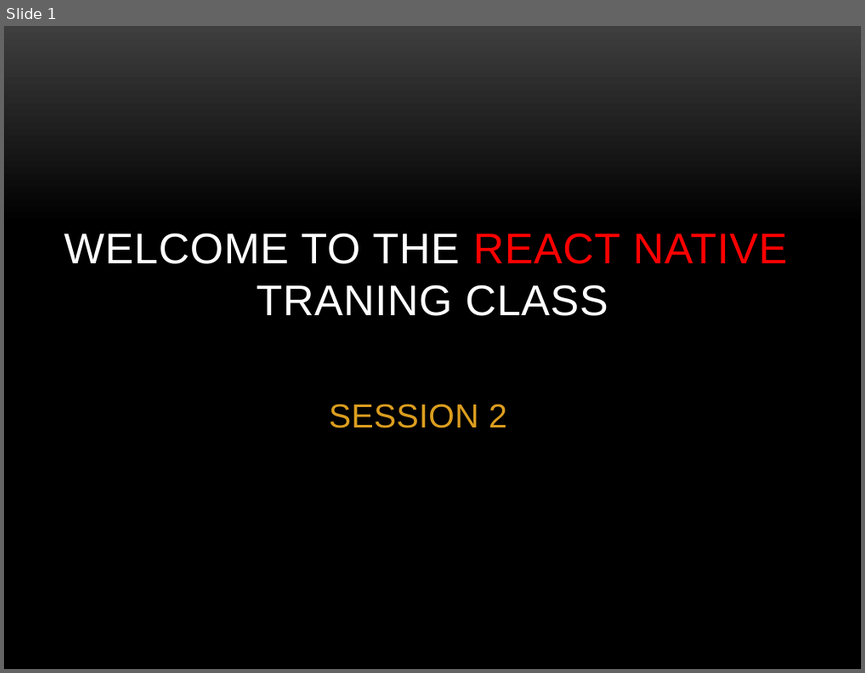
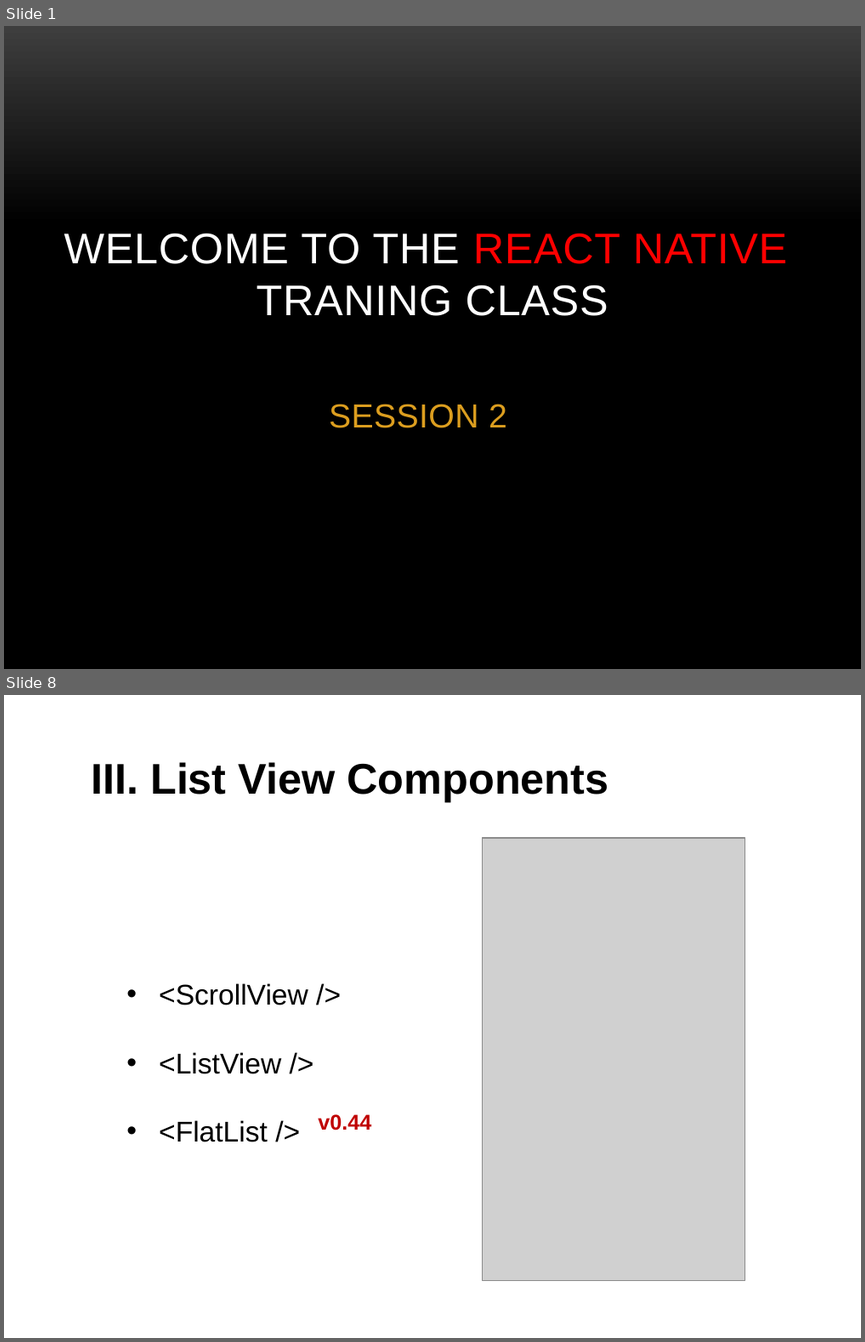
Before and after one commit to quydongnasts/Documents, a slide deck: PowerPoint/REACT-NATIVE.pptx. Shown one above the other, each under a label of ours: slide 1 before the commit, slides 1 and 8 after it; the slides between them are not shown. The pictures are 865x673 and 865x1342 pixels, drawn with LibreOffice and Linux fonts; fonts in the diff are those of the drawing; grey boxes stand for pictures; background and template pictures are left out. Boxes give left, top, right and bottom in pixels: in the first picture for what was removed or moved away, otherwise in the second. Text is boxed around its words. In the diff, an @@ line names an element or a change of style, - is before the commit and + after.

```diff
--- a/PowerPoint/REACT-NATIVE.pptx
+++ b/PowerPoint/REACT-NATIVE.pptx
@@ slide 8 added at <box>4,695,861,1338</box>, background #FFFFFF @@
@@ title added at <box>91,762,609,802</box>, 36 pt, text #000000, bold @@
+III. List View Components
@@ picture added at <box>482,838,744,1281</box> @@
@@ text added at <box>159,983,308,1142</box>, 24 pt, text #000000 @@
+• <ScrollView />
+• <ListView />
+• <FlatList />
@@ text added at <box>318,1114,371,1130</box>, 18 pt, text #C00000, bold @@
+v0.44
```
Also in this commit, not shown: 2 slides changed, 5 other slides added, 1 slide removed.
